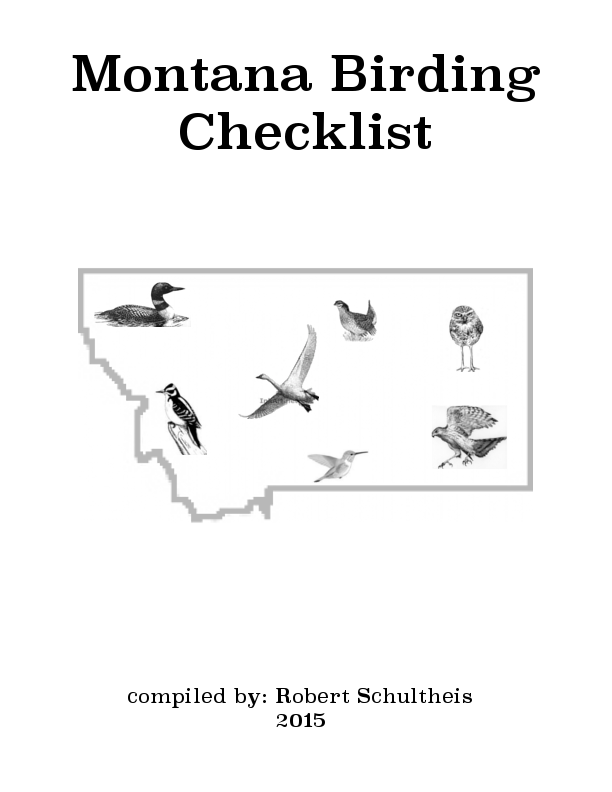
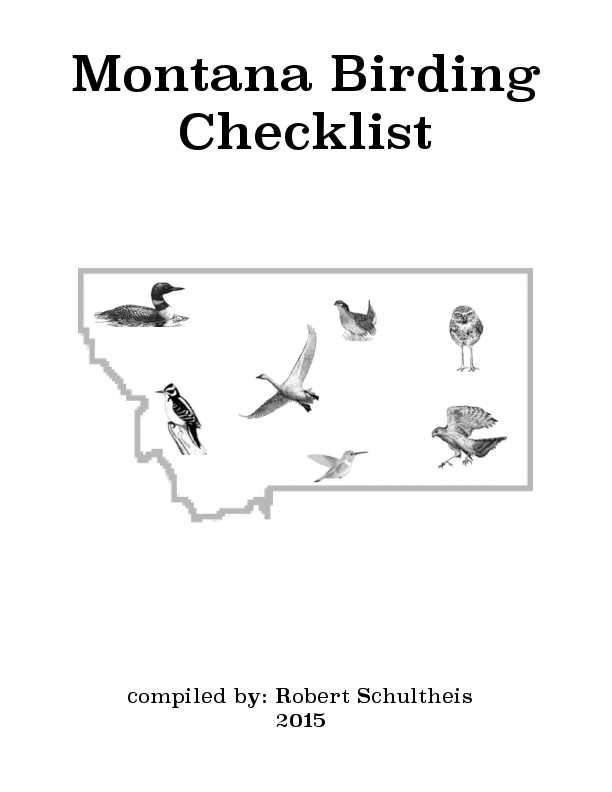
The second 612 × 792 image is a revision of the first. Changes to its layers:
painted on "Screen Shot 2015-04-20 at 6.22.30 PM.png" over bbox(259, 397, 297, 404)
painted on "Screen Shot 2015-04-20 at 6.25.05 PM.png" over bbox(431, 405, 507, 469)
